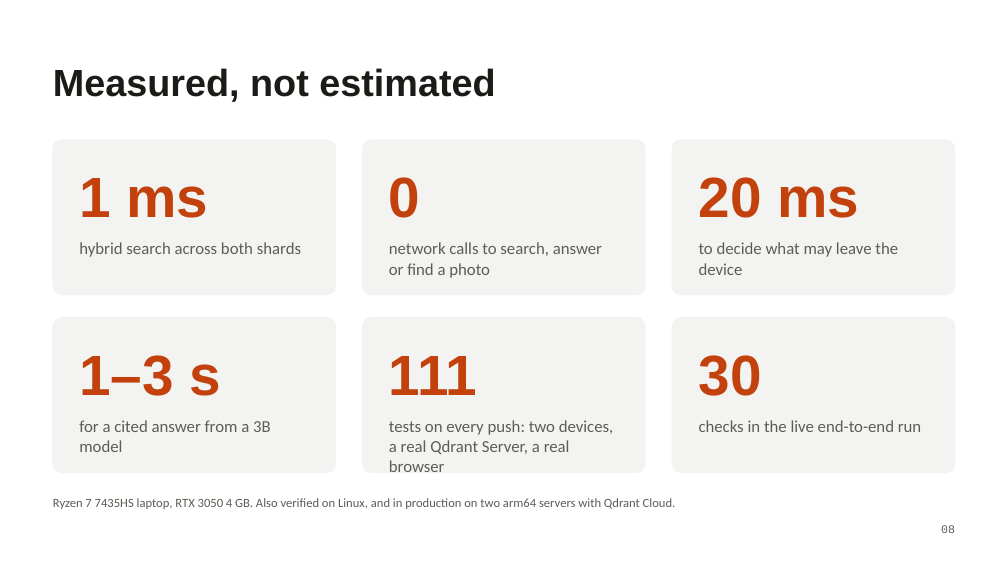
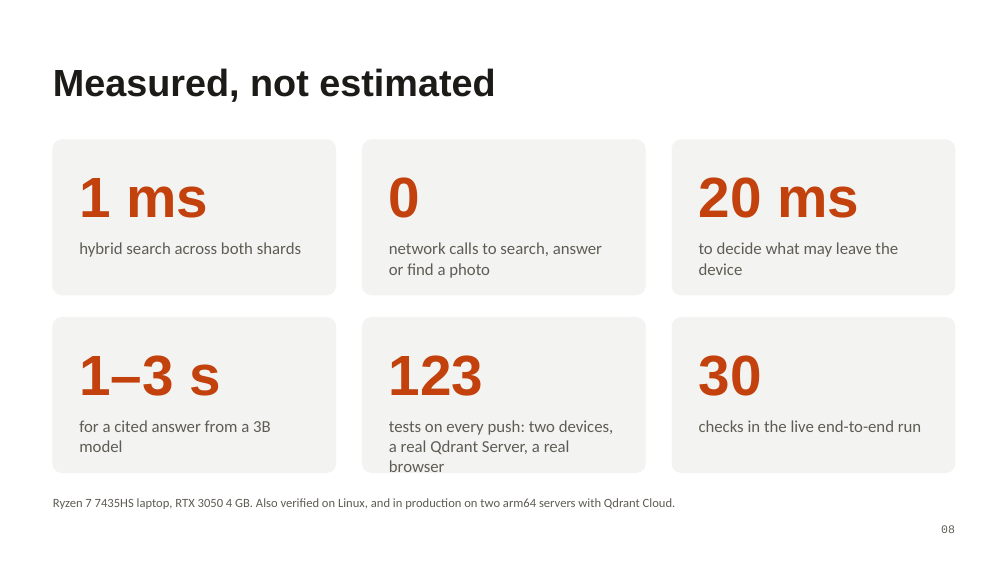
Before and after one commit to yabhinav1/fieldmind, a slide deck: slide 8 of docs/FieldMind-Compilers.pptx. Drawn at 1008x567 pixels with LibreOffice and Linux fonts; fonts in the diff are those of the drawing. Boxes give left, top, right and bottom in pixels: in the first picture for what was removed or moved away, otherwise in the second. Text is boxed around its words. In the diff, an @@ line names an element or a change of style, - is before the commit and + after.

```diff
--- a/docs/FieldMind-Compilers.pptx
+++ b/docs/FieldMind-Compilers.pptx
@@ text at [389,355,484,396]: text changed @@
-111
+123
```
Also in this commit, not shown: 1 other slide changed, 18 other files.
